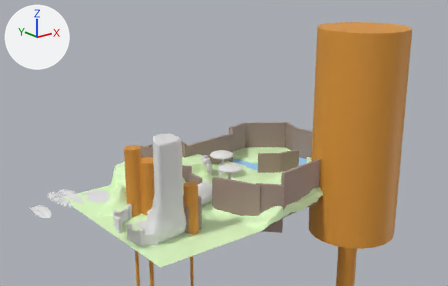
The FBX model Assets/Environment/Art/Models/NIVEL.fbx: old version first, new version second.
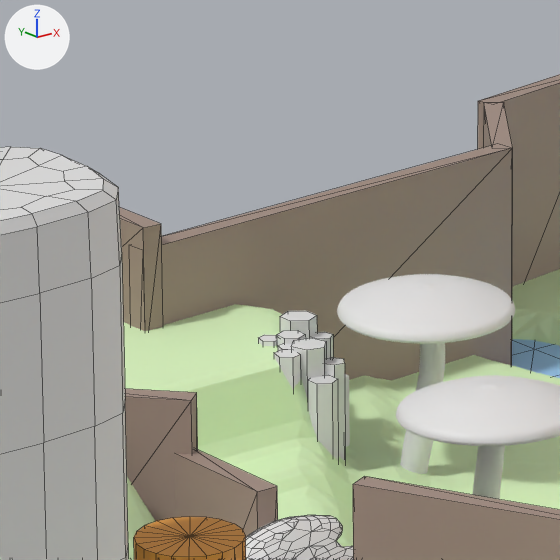
There are two pictures of each version: one from a 50 mm camera at (-561.0, -734.0, 379.0) aimed at (55.0, 35.0, 72.0), one close up on the part from 37% to 53% of the width and 40% to 66% of the height. The axes (+X, +Y, +Z) are drawn at upper left. The lights are the same throughout. The close-ups show mesh edges as thin lines. Where no turn or scale is listed for an object, it has been applied to the vertices.

Names of what the first close-up shows: 'ArbolCasa', 'Arbol__6_', 'Cylinder.002', 'Cylinder.003', 'Cylinder.006', 'Muro_2', 'Muro_4', 'Muro__14_', 'Muro__1__2', 'Muro__4__1', 'Muro__7__1', 'default'.
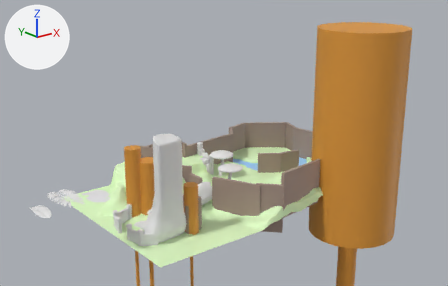
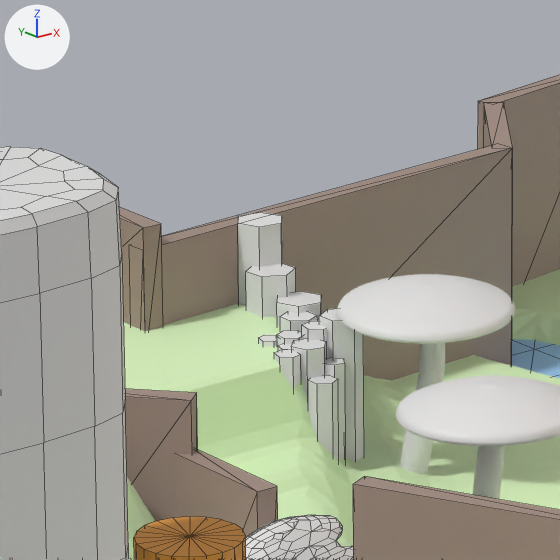
The change, as a diff of the scene's bpy script:
```diff
--- a/Assets/Environment/Art/Models/NIVEL.fbx.py
+++ b/Assets/Environment/Art/Models/NIVEL.fbx.py
@@ me_cylinder_019 @@
+me_cylinder_019.from_pydata(...)  # a 6-sided cylinder along z spanning x -5.4..5.4, y -5.1..5.1, z -24.6..24.6
@@ me_cylinder_020 @@
+me_cylinder_020.from_pydata(...)  # a 6-sided cylinder along z spanning x -4.9..4.9, y -5.5..5.5, z -24.6..24.6
@@ me_cylinder_016 @@
+me_cylinder_016.from_pydata(...)  # a 6-sided cylinder along z spanning x -4.1..4.1, y -4.7..4.7, z -21.2..21.2
@@ me_cylinder_017 @@
+me_cylinder_017.from_pydata(...)  # a 6-sided cylinder along z spanning x -3.2..3.2, y -3.3..3.3, z -15.0..15.0
@@ ob_cylinder_016 @@
+ob_cylinder_016 = bpy.data.objects.new('Cylinder.016', me_cylinder_019)
+ob_cylinder_016.location = (25.8, 48.7, 31.3)
@@ ob_cylinder_018 @@
+ob_cylinder_018 = bpy.data.objects.new('Cylinder.018', me_cylinder_019.copy())
+ob_cylinder_018.location = (26.8, 64.1, 45.4)
@@ ob_cylinder_017 @@
+ob_cylinder_017 = bpy.data.objects.new('Cylinder.017', me_cylinder_020)
+ob_cylinder_017.location = (24.4, 57.0, 36.2)
@@ ob_cylinder_013 @@
+ob_cylinder_013 = bpy.data.objects.new('Cylinder.013', me_cylinder_016)
+ob_cylinder_013.location = (22.2, 28.9, 37.0)
@@ ob_cylinder_014 @@
+ob_cylinder_014 = bpy.data.objects.new('Cylinder.014', me_cylinder_017)
+ob_cylinder_014.location = (17.7, 31.4, 41.2)
```

Pixel boxes [x1, y1, x2, y2] of what changed, in the close-ups (560 x 560 px):
'Cylinder.013', added
    after: [319, 309, 364, 462]
'Cylinder.018', added
    after: [238, 212, 282, 305]
'Cylinder.017', added
    after: [246, 263, 296, 317]
'Cylinder.016', added
    after: [277, 291, 321, 327]
'Cylinder.014', added
    after: [302, 321, 328, 358]
